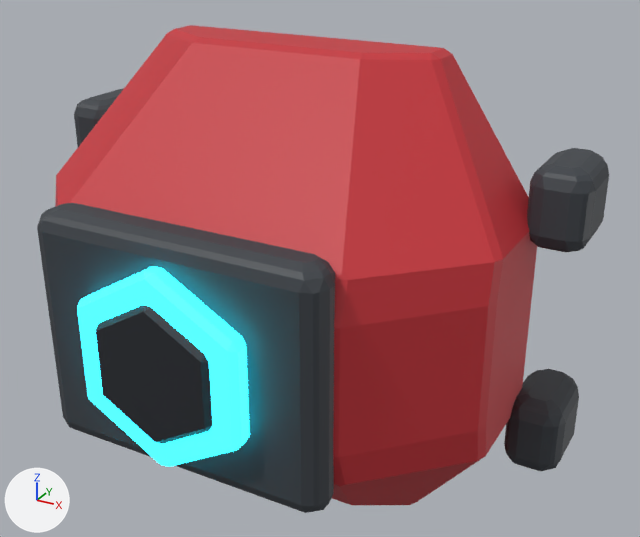
The FBX model Assets/Resources/ClamshellMeshes/UpperArmBack_Set10_Aegis.fbx: old version first, new version second.
One viewpoint serves both versions: a camera (50 mm lens) standing at (0.304, -0.54, 0.267) and looking at (0.035, -0.051, 0.023). The lights are fixed; the arrows at lower left show +X, +Y and +Z. The first picture is the older version. Where no turn or scale is listed for an object, it has been applied to the vertices.

Before the edit, the objects in view are built like this:
```python
me_upperarmback_set10_aegis_001 = bpy.data.meshes.new('UpperArmBack_Set10_Aegis.001')
me_upperarmback_set10_aegis_001.from_pydata(...)  # 576 vertices, 598 faces; spans x -0.205..0.205, y -0.194..0.03, z -0.17..0.17
# faces by material slot: [82, 38, 440, 38]
me_upperarmback_set10_aegis_001.materials.append(mat_shell)  # red #c83038
me_upperarmback_set10_aegis_001.materials.append(mat_dark)  # black #23272d
me_upperarmback_set10_aegis_001.materials.append(mat_frame)  # dark grey #3a3f45
me_upperarmback_set10_aegis_001.materials.append(mat_glow)  # cyan #27e5ff, glowing cyan #27e5ff
ob_upperarmback_set10_aegis = bpy.data.objects.new('UpperArmBack_Set10_Aegis', me_upperarmback_set10_aegis_001)
ob_upperarmback_set10_aegis.location = (0.0, 0.0, 0.0)
```
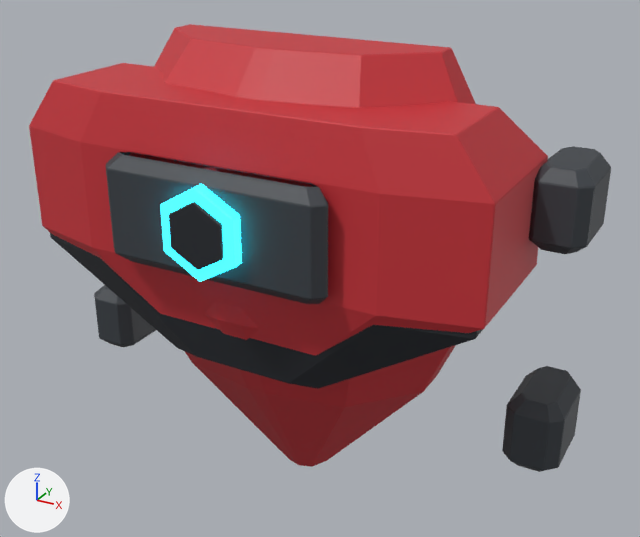
Location of each change, [x1, y1, x2, y2] in pixels of the pictures (640 x 537 px):
'UpperArmBack_Set10_Aegis', reshaped (8% shorter)
    before: [37, 25, 609, 513]
    after: [29, 24, 611, 472]
part 1 of me_upperarmback_set10_aegis_001, rebuilt
    before: [55, 25, 537, 505]
    after: [154, 24, 476, 467]
part 2 of me_upperarmback_set10_aegis_001, rebuilt (not visible afterwards)
    before: [74, 89, 123, 147]
part 3 of me_upperarmback_set10_aegis_001, rebuilt
    before: [527, 148, 609, 252]
    after: [529, 146, 611, 254]
part 4 of me_upperarmback_set10_aegis_001, rebuilt (not visible before)
    after: [94, 285, 156, 347]
part 5 of me_upperarmback_set10_aegis_001, rebuilt
    before: [504, 369, 579, 471]
    after: [502, 366, 581, 472]
part 6 of me_upperarmback_set10_aegis_001, added
    after: [105, 152, 328, 304]
part 7 of me_upperarmback_set10_aegis_001, added (black)
    after: [50, 233, 483, 389]
part 8 of me_upperarmback_set10_aegis_001, added (red)
    after: [29, 63, 548, 356]
part 9 of me_upperarmback_set10_aegis_001, added (cyan)
    after: [160, 184, 242, 282]
part 10 of me_upperarmback_set10_aegis_001, added (black)
    after: [169, 202, 224, 270]
part 11 of me_upperarmback_set10_aegis_001, deleted (cyan)
    before: [77, 266, 250, 467]
part 12 of me_upperarmback_set10_aegis_001, deleted (black)
    before: [96, 305, 212, 444]
part 13 of me_upperarmback_set10_aegis_001, deleted
    before: [37, 203, 335, 513]

What changed in the scene script:
```text
Change me_upperarmback_set10_aegis_001:
    used by ob_upperarmback_set10_aegis; location = (0.0, 0.0, 0.0)
    remove me_upperarmback_set10_aegis_001.from_pydata(...)  # 576 vertices, 598 faces; spans x -0.205..0.205, y -0.194..0.03, z -0.17..0.17
    add me_upperarmback_set10_aegis_001.from_pydata(...)  # 698 vertices, 717 faces; spans x -0.205..0.205, y -0.143..0.03, z -0.17..0.17
    me_upperarmback_set10_aegis_001 part 1: the loose piece of 84 vertices spanning x -0.17..0.17, y -0.159..0.0, z -0.17..0.17 is rebuilt with 90 vertices and now spans x -0.139..0.139, y -0.117..0.0, z -0.17..0.17
    me_upperarmback_set10_aegis_001 part 2: the loose piece of 84 vertices spanning x -0.205..-0.165, y -0.03..0.03, z 0.054..0.109 is rebuilt with 84 vertices and now spans x -0.205..-0.165, y -0.03..0.03, z 0.054..0.109
    me_upperarmback_set10_aegis_001 part 3: the loose piece of 84 vertices spanning x 0.165..0.205, y -0.03..0.03, z 0.054..0.109 is rebuilt with 84 vertices and now spans x 0.165..0.205, y -0.03..0.03, z 0.054..0.109
    me_upperarmback_set10_aegis_001 part 4: the loose piece of 84 vertices spanning x -0.205..-0.165, y -0.03..0.03, z -0.109..-0.054 is rebuilt with 84 vertices and now spans x -0.205..-0.165, y -0.03..0.03, z -0.109..-0.054
    me_upperarmback_set10_aegis_001 part 5: the loose piece of 84 vertices spanning x 0.165..0.205, y -0.03..0.03, z -0.109..-0.054 is rebuilt with 84 vertices and now spans x 0.165..0.205, y -0.03..0.03, z -0.109..-0.054
    me_upperarmback_set10_aegis_001 part 6: a new loose piece of 80 vertices spanning x -0.081..0.081, y -0.133..-0.117, z 0.035..0.108, in mat_frame (dark grey #3a3f45)
    me_upperarmback_set10_aegis_001 part 7: a new loose piece of 60 vertices spanning x -0.165..0.165, y -0.114..0.0, z -0.042..0.134, in mat_dark (black #23272d)
    me_upperarmback_set10_aegis_001 part 8: a new loose piece of 60 vertices spanning x -0.17..0.17, y -0.117..0.0, z -0.034..0.143, in mat_shell (red #c83038)
    me_upperarmback_set10_aegis_001 part 9: a new loose piece of 36 vertices spanning x -0.027..0.027, y -0.141..-0.132, z 0.041..0.102, in mat_glow (cyan #27e5ff, glowing cyan #27e5ff)
    me_upperarmback_set10_aegis_001 part 10: a new loose piece of 36 vertices spanning x -0.019..0.019, y -0.143..-0.132, z 0.05..0.093, in mat_dark (black #23272d)
    me_upperarmback_set10_aegis_001 part 11: the loose piece of 36 vertices spanning x -0.058..0.058, y -0.191..-0.174, z -0.065..0.065 is deleted
    me_upperarmback_set10_aegis_001 part 12: the loose piece of 36 vertices spanning x -0.042..0.042, y -0.194..-0.174, z -0.046..0.046 is deleted
    me_upperarmback_set10_aegis_001 part 13
    84 vertices are removed from x -0.103..0.103, y -0.176..-0.147, z -0.081..0.081
    88 faces are deleted
```
